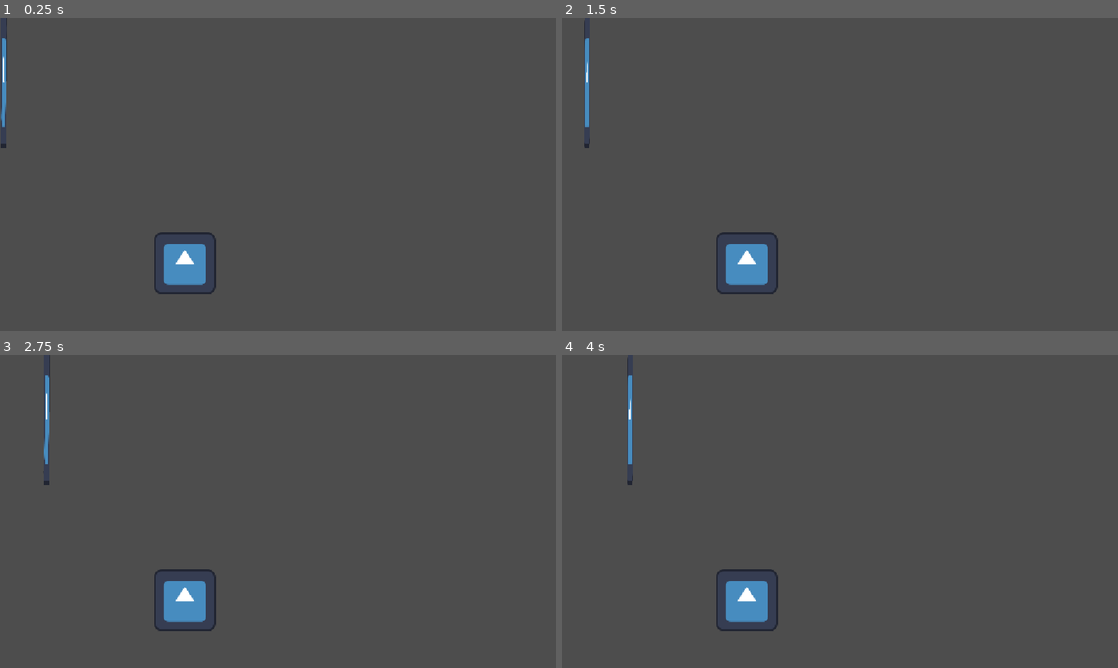
Above: before the commit, frames 1-4 (two rows, left to right).
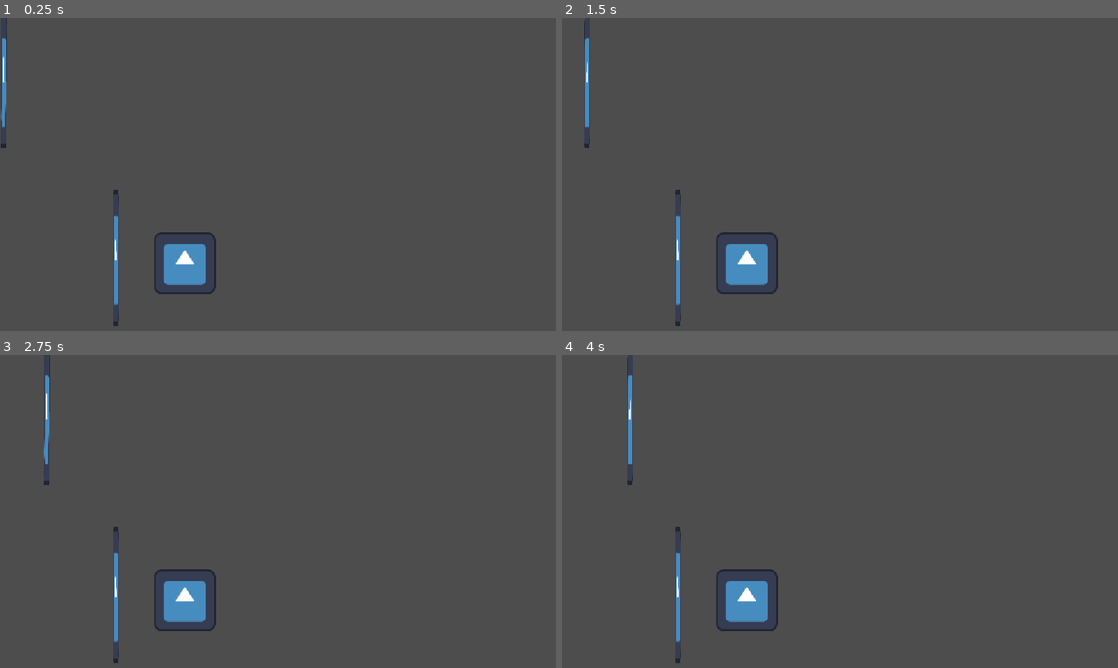
Above: after the commit, the same moments.

Repository: Chickenhatter/horizon-get-to-class
Game: Godot game, scene res://scenes/getting_to.tscn
The game is run twice, just before and just after one commit, with the same random seed, the same clock (stepped at 60 frames per second) and the same inputs. The project has no main scene, so this scene is started directly. The engine's default icon, where the game draws it, is replaced by a stand-in: a white triangle on a blue panel in a dark square.
Inputs (mouse positions are in pixels of both pictures, inside the frame that each line leads up to):
- Up to frame 1 (0.25 s): no input
- Up to frame 2 (1.5 s): tap Enter at 0.5 s; move the mouse to (962, 158) at 0.52 s; hold Right 0.53-1.28 s; tap Alt at 0.6 s; click (962, 158) at 0.67 s; move the mouse to (728, 190) at 1.27 s; hold Down from 1.28 s (still down); tap Shift at 1.35 s
- Up to frame 3 (2.75 s): move the mouse to (333, 442) at 2.02 s; release Down at 2.03 s; hold Right from 2.03 s (still down); tap Alt at 2.1 s
- Up to frame 4 (4 s): move the mouse to (812, 574) at 2.77 s; release Right at 2.78 s; hold Up 2.78-3.53 s; tap Shift at 2.85 s; click (812, 574) at 2.92 s; move the mouse to (1006, 558) at 3.52 s; hold Left from 3.53 s (still down); tap Alt at 3.6 s

The runs differ from the first frame. In frame 1, 0.3% of the frame differs, in the area x 20-22%, y 54-99%; in frame 2, 0.3%; in frame 3, 0.3%; in frame 4, 0.3%.

Commit message:
1hr collision has been finished*
I have not added ability to move away but it works

Diff:
--- a/code/character.gd
+++ b/code/character.gd
@@ -3,9 +3,8 @@
 var collision = get_slide_collision(0)
 const SPEED = 300.0
 const JUMP_VELOCITY = -400.0
-
+var direct = "none"
 func _physics_process(delta: float) -> void:
-	print(rotation_degrees)
 	$"../../Node2D/Path2D/PathFollow2D".progress_ratio += delta/100
 	var movement = Vector2.ZERO
 	if Input.is_action_pressed('ui_w'):
@@ -22,12 +21,22 @@
 		var smack = collision.get_normal()
 		var push = velocity.bounce(smack).normalized()
 		var original_speed = velocity.length()
+		var collider = collision.get_collider()
 		if smack.y > 0.5:
-			print("up")
+			direct = ("up")
 		elif smack.y < -0.5:
-			print("dow")
+			direct = ("dow")
 		elif smack.x > 0.5:
-			print("left")
+			direct = ("left")
 		elif smack.x < -0.5:
-			print("right")
-		velocity = push * original_speed
+			direct = ("right")
+		else:
+			direct = "none"
+		if ((velocity - collider.velocity)).dot(smack) < 0:
+			velocity = velocity.slide(smack)
+			move_and_collide(velocity * delta)
+		elif ((velocity - collider.velocity)).dot(smack) > 0:
+			velocity = velocity.slide(smack)
+			move_and_collide(velocity * delta)
+		else:
+			velocity = push * original_speed
--- /dev/null
+++ b/code/moving1.gd
@@ -0,0 +1,15 @@
+extends CharacterBody2D
+
+
+const SPEED = 300.0
+const JUMP_VELOCITY = -400.0
+
+var last_position: Vector2
+
+func _ready() -> void:
+	last_position = global_position
+
+func _physics_process(delta: float) -> void:
+	var current_velocity = (global_position - last_position) / delta
+	last_position = global_position
+	velocity = current_velocity
--- a/scenes/getting_to.tscn
+++ b/scenes/getting_to.tscn
@@ -2,6 +2,7 @@
 
 [ext_resource type="Script" uid="uid://ii24m7exwefq" path="res://code/character.gd" id="1_2gn6n"]
 [ext_resource type="Texture2D" uid="uid://4q335xxs2p" path="res://icon.svg" id="2_l0a5c"]
+[ext_resource type="Script" uid="uid://ddhb5d6cw035w" path="res://code/moving1.gd" id="3_4m780"]
 
 [sub_resource type="CircleShape2D" id="CircleShape2D_rpb1b"]
 radius = 21.0
@@ -25,6 +26,7 @@
 
 [node name="CharacterBody2D" type="CharacterBody2D" parent="Node2D/character" unique_id=1174257859]
 position = Vector2(385, 507)
+platform_floor_layers = 0
 script = ExtResource("1_2gn6n")
 
 [node name="Icon" type="Sprite2D" parent="Node2D/character/CharacterBody2D" unique_id=60606033]
@@ -49,6 +51,7 @@
 
 [node name="CharacterBody2D" type="CharacterBody2D" parent="Node2D/Node2D/Path2D/PathFollow2D" unique_id=1366225198]
 platform_floor_layers = 0
+script = ExtResource("3_4m780")
 
 [node name="CollisionShape2D" type="CollisionShape2D" parent="Node2D/Node2D/Path2D/PathFollow2D/CharacterBody2D" unique_id=1704654837]
 position = Vector2(-3.5, 124.5)
@@ -58,3 +61,17 @@
 position = Vector2(-3, 130)
 scale = Vector2(0.09374999, 2.1875)
 texture = ExtResource("2_l0a5c")
+
+[node name="CharacterBody2D" type="CharacterBody2D" parent="Node2D/Node2D" unique_id=1368067390]
+position = Vector2(243, 367)
+platform_floor_layers = 0
+script = ExtResource("3_4m780")
+
+[node name="CollisionShape2D" type="CollisionShape2D" parent="Node2D/Node2D/CharacterBody2D" unique_id=541101642]
+position = Vector2(-3.5, 124.5)
+shape = SubResource("RectangleShape2D_ku5y5")
+
+[node name="Icon" type="Sprite2D" parent="Node2D/Node2D/CharacterBody2D" unique_id=329799821]
+position = Vector2(-3, 130)
+scale = Vector2(0.09374999, 2.1875)
+texture = ExtResource("2_l0a5c")
Not shown, added: code/moving1.gd.uid
